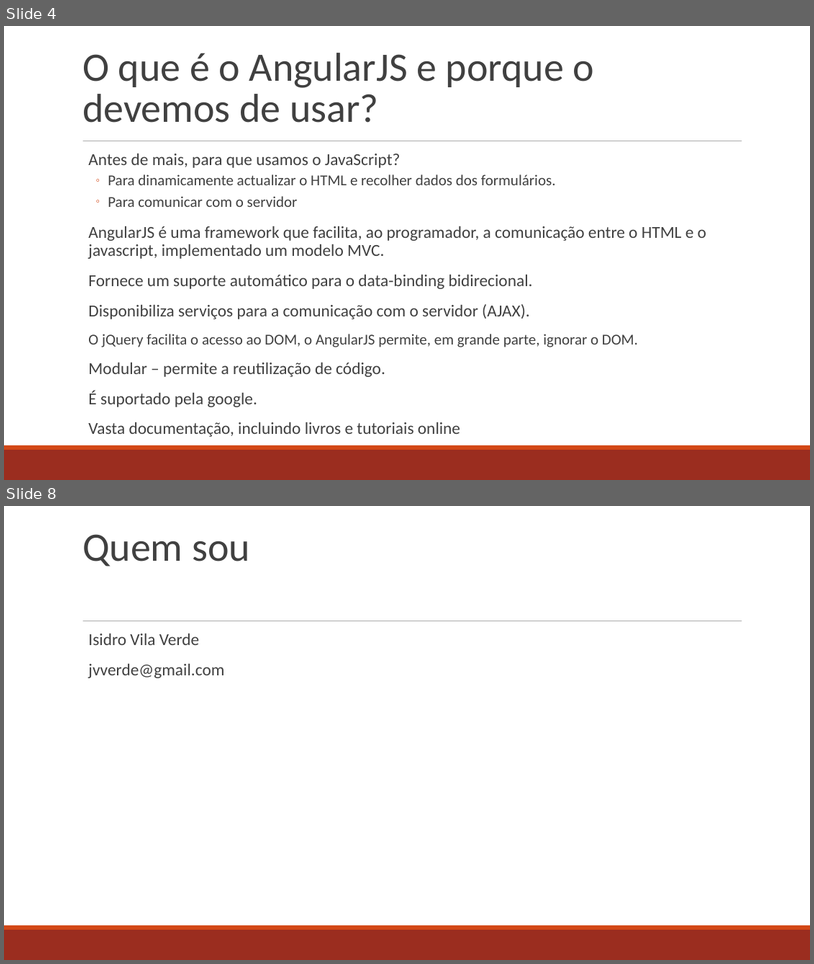
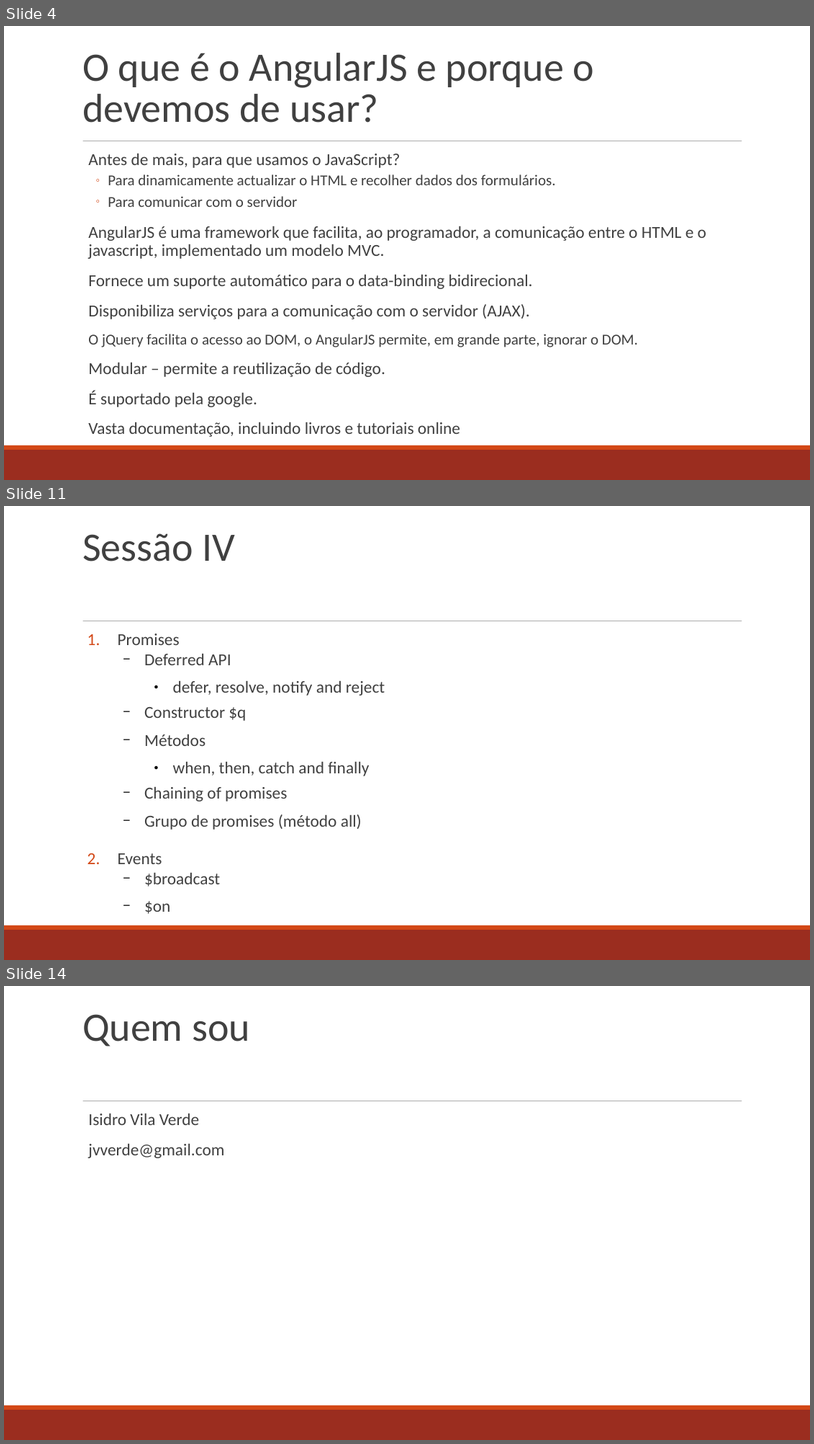
Before and after one commit to jvverde/demo-angular, a slide deck: docs/AngularJS.odp. Shown one above the other, each under a label of ours: slides 4 and 8 before the commit, slides 4, 11 and 14 after it; the slides between them are not shown. The pictures are 814x964 and 814x1444 pixels, drawn with LibreOffice and Linux fonts; fonts in the diff are those of the drawing. Boxes give left, top, right and bottom in pixels: in the first picture for what was removed or moved away, otherwise in the second. Text is boxed around its words. In the diff, an @@ line names an element or a change of style, - is before the commit and + after.

```diff
--- a/docs/AngularJS.odp
+++ b/docs/AngularJS.odp
@@ slide 11 added at box(4, 506, 810, 960), background #FFFFFF; not listed: 3 template elements that a slide beside it also shows @@
@@ title added at box(82, 533, 235, 561), 48 pt, text #404040 @@
+Sessão IV
@@ text added at box(118, 633, 385, 886), 20 pt, text #404040 @@
+1. Promises
+  − Deferred API
+    ● defer, resolve, notify and reject
+  − Constructor $q
+  − Métodos
+    ● when, then, catch and finally
+  − Chaining of promises
+  − Grupo de promises (método all)
+2. Events
+  − $broadcast
+  − $on
@@ what was slide 8 is now slide 14 @@
```
Also in this commit, not shown: 5 slides changed, 5 other slides added, 1 other file.
